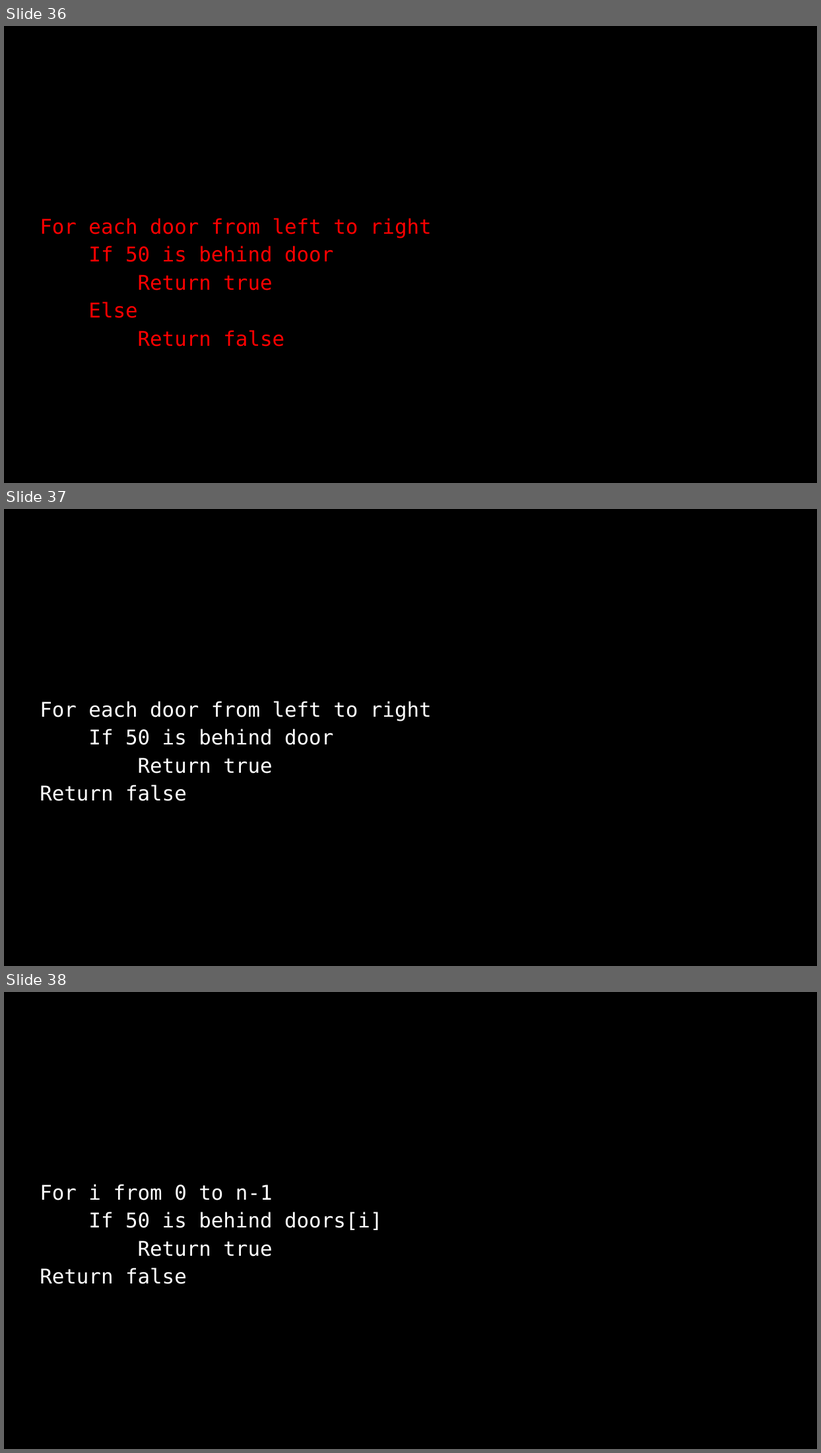
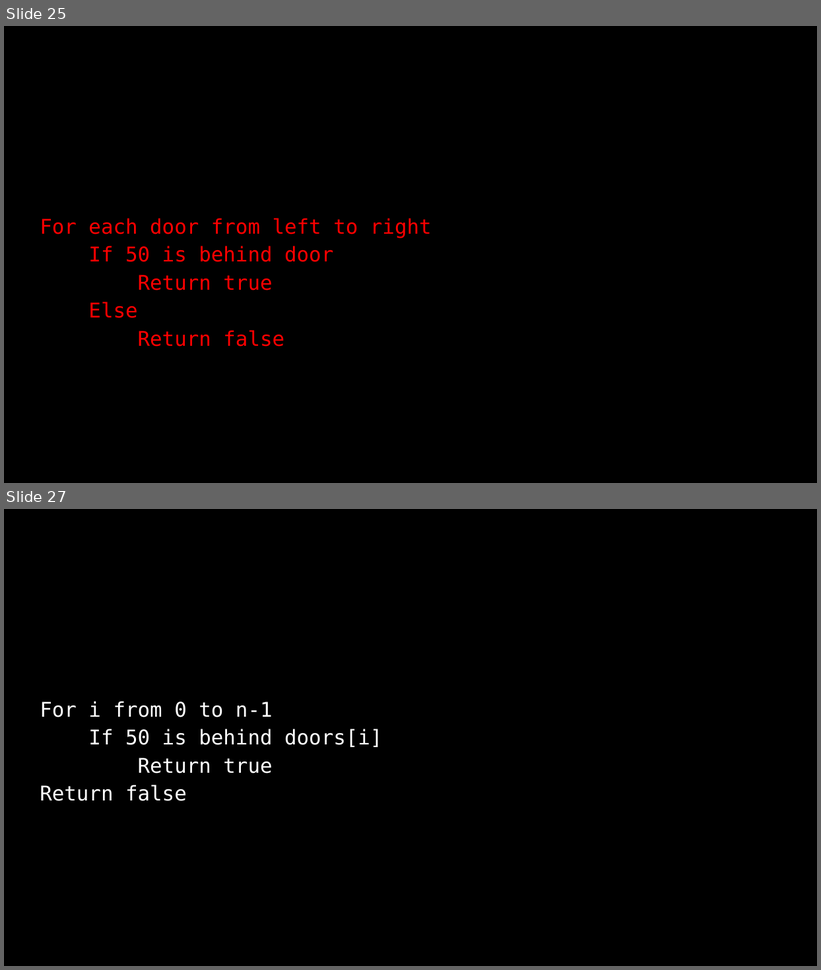
Before and after one commit to SQ4007-2025/website, a slide deck: lectures/slides_4.pptx. Shown one above the other, each under a label of ours: slides 36, 37 and 38 before the commit, slides 25 and 27 after it; the slides between them are not shown. The pictures are 821x1453 and 821x970 pixels, drawn with LibreOffice and Linux fonts; fonts in the diff are those of the drawing. Boxes give left, top, right and bottom in pixels: in the first picture for what was removed or moved away, otherwise in the second. Text is boxed around its words. In the diff, an @@ line names an element or a change of style, - is before the commit and + after.

```diff
--- a/lectures/slides_4.pptx
+++ b/lectures/slides_4.pptx
@@ slide 37 removed at (4, 509, 817, 966), background #000000 @@
@@ text removed at (40, 701, 432, 801) @@
-For each door from left to right
-If 50 is behind door
-Return true
-Return false
@@ what was slide 36 is now slide 25 @@
@@ what was slide 38 is now slide 27 @@
```
Also in this commit, not shown: 10 other slides removed, 1 other file.
